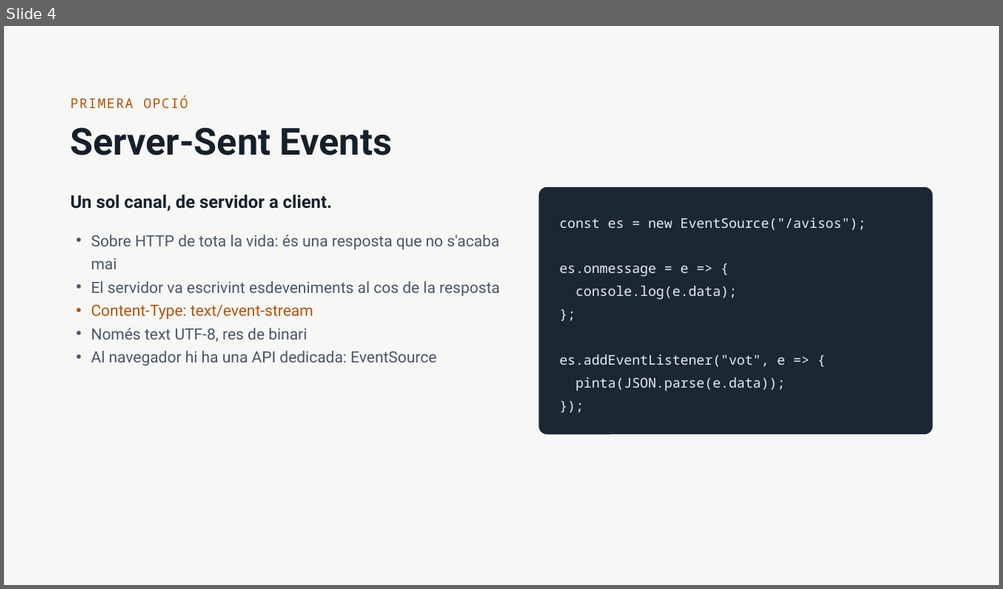
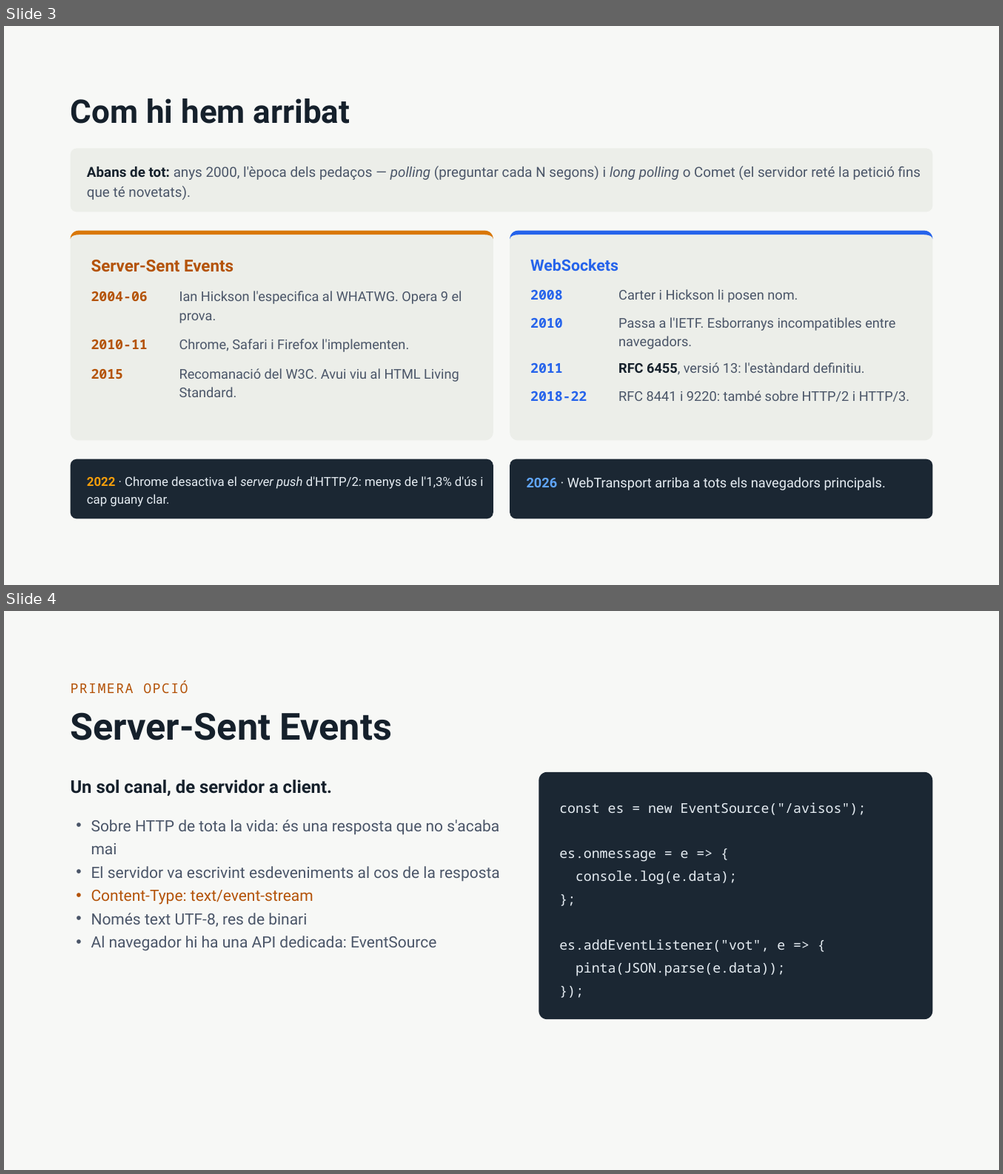
Before and after one commit to amplob/ASW, a slide deck: teoria/WebSockets i Server-Sent Events.pptx. Shown one above the other, each under a label of ours: slide 4 before the commit, slides 3 and 4 after it. The pictures are 1003x589 and 1003x1174 pixels, drawn with LibreOffice and Linux fonts; fonts in the diff are those of the drawing. Boxes give left, top, right and bottom in pixels: in the first picture for what was removed or moved away, otherwise in the second. Text is boxed around its words. In the diff, an @@ line names an element or a change of style, - is before the commit and + after.

```diff
--- a/teoria/WebSockets i Server-Sent Events.pptx
+++ b/teoria/WebSockets i Server-Sent Events.pptx
@@ slide 3 added at (x1=4, y1=26, x2=999, y2=585), background #F7F8F6 @@
@@ title added at (x1=71, y1=99, x2=350, y2=124), 31.4 pt, text #15202B, bold @@
+Com hi hem arribat
@@ rounded rectangle added at (x1=71, y1=148, x2=933, y2=212), fill #ECEEE9 @@
@@ text added at (x1=87, y1=166, x2=920, y2=200), 13.5 pt, text #4A5568 @@
+Abans de tot: anys 2000, l'època dels pedaços — polling (preguntar cada N segons) i long polling o Comet (el servidor reté la petició fins que té novetats).
@@ rounded rectangle added at (x1=71, y1=230, x2=493, y2=441), fill #ECEEE9 @@
@@ freeform shape added at (x1=71, y1=230, x2=493, y2=441), fill #D97706 @@
@@ rounded rectangle added at (x1=510, y1=230, x2=933, y2=441), fill #ECEEE9 @@
@@ freeform shape added at (x1=510, y1=230, x2=933, y2=441), fill #2563EB @@
@@ text added at (x1=91, y1=260, x2=233, y2=272), 16 pt, text #B45309, bold @@
+Server-Sent Events
@@ text added at (x1=530, y1=259, x2=618, y2=271), 15.2 pt, text #2563EB, bold @@
+WebSockets
@@ text added at (x1=91, y1=292, x2=148, y2=302), 13 pt, text #B45309, bold @@
+2004-06
@@ text added at (x1=179, y1=291, x2=462, y2=323), 13 pt, text #4A5568 @@
+Ian Hickson l'especifica al WHATWG. Opera 9 el prova.
@@ text added at (x1=530, y1=290, x2=563, y2=300), 13 pt, text #2563EB, bold @@
+2008
@@ text added at (x1=618, y1=289, x2=797, y2=303), 13 pt, text #4A5568 @@
+Carter i Hickson li posen nom.
@@ text added at (x1=530, y1=318, x2=563, y2=328), 13 pt, text #2563EB, bold @@
+2010
@@ text added at (x1=618, y1=318, x2=895, y2=349), 13 pt, text #4A5568 @@
+Passa a l'IETF. Esborranys incompatibles entre navegadors.
@@ text added at (x1=91, y1=340, x2=148, y2=349), 13 pt, text #B45309, bold @@
+2010-11
@@ text added at (x1=179, y1=339, x2=409, y2=352), 13 pt, text #4A5568 @@
+Chrome, Safari i Firefox l'implementen.
@@ text added at (x1=91, y1=369, x2=124, y2=379), 13 pt, text #B45309, bold @@
+2015
@@ text added at (x1=179, y1=369, x2=459, y2=397), 13 pt, text #4A5568 @@
+Recomanació del W3C. Avui viu al HTML Living Standard.
@@ text added at (x1=530, y1=363, x2=563, y2=373), 13 pt, text #2563EB, bold @@
+2011
@@ text added at (x1=618, y1=363, x2=865, y2=375), 13 pt, text #4A5568 @@
+RFC 6455, versió 13: l'estàndard definitiu.
@@ text added at (x1=530, y1=392, x2=586, y2=401), 13 pt, text #2563EB, bold @@
+2018-22
@@ text added at (x1=618, y1=391, x2=909, y2=402), 13 pt, text #4A5568 @@
+RFC 8441 i 9220: també sobre HTTP/2 i HTTP/3.
@@ rounded rectangle added at (x1=71, y1=460, x2=493, y2=519), fill #1B2733, 12 pt, text #E6EDF3 @@
+2022 · Chrome desactiva el server push d'HTTP/2: menys de l'1,3% d'ús i cap guany clar.
@@ rounded rectangle added at (x1=510, y1=460, x2=933, y2=519), fill #1B2733, 13 pt, text #E6EDF3 @@
+2026 · WebTransport arriba a tots els navegadors principals.
```
Also in this commit, not shown: 6 slides changed, 5 other slides added, 4 slides removed.
